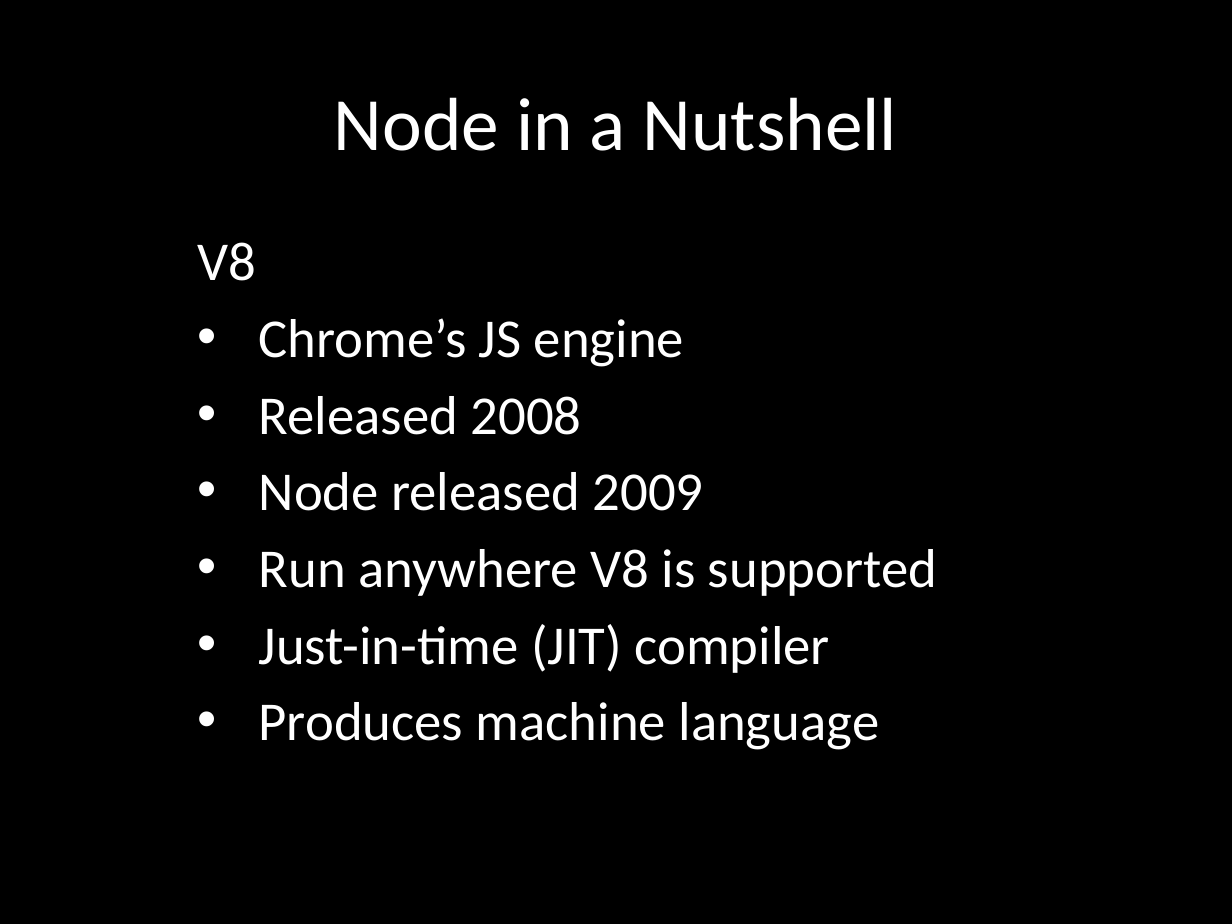
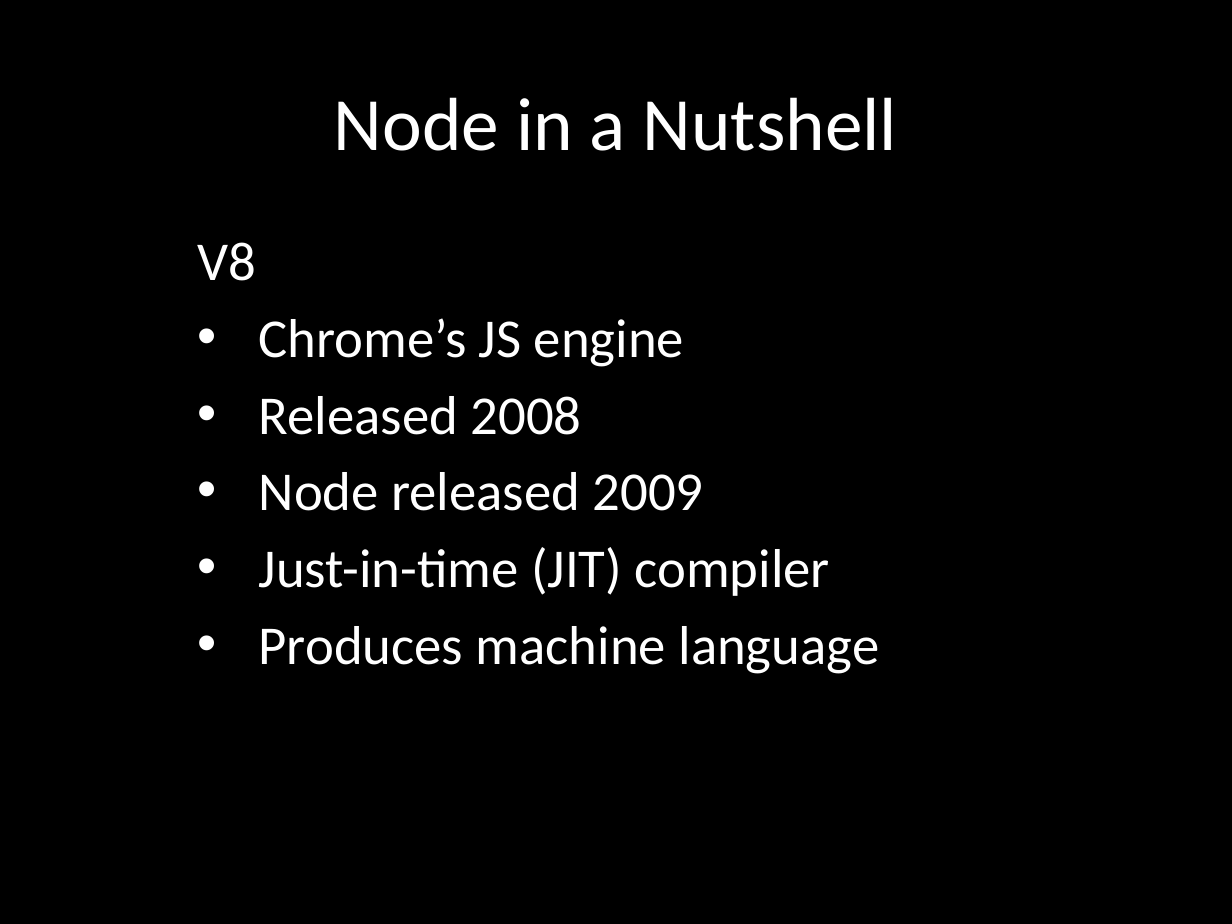
Before and after one commit to eliasjames/training-node, a slide deck: slide 7 of slides/Node Slides Day 1.pptx. Drawn at 1232x924 pixels with LibreOffice and Linux fonts; fonts in the diff are those of the drawing. Boxes give left, top, right and bottom in pixels: in the first picture for what was removed or moved away, otherwise in the second. Text is boxed around its words. In the diff, an @@ line names an element or a change of style, - is before the commit and + after.

Commit message:
Add node architecture to day 1, start day 2

```diff
--- a/slides/Node Slides Day 1.pptx
+++ b/slides/Node Slides Day 1.pptx
@@ subtitle at [259, 549, 937, 596]: paragraph removed @@
-• Run anywhere V8 is supported
```
Also in this commit, not shown: 4 other slides changed, 10 slides added, 1 other file.
